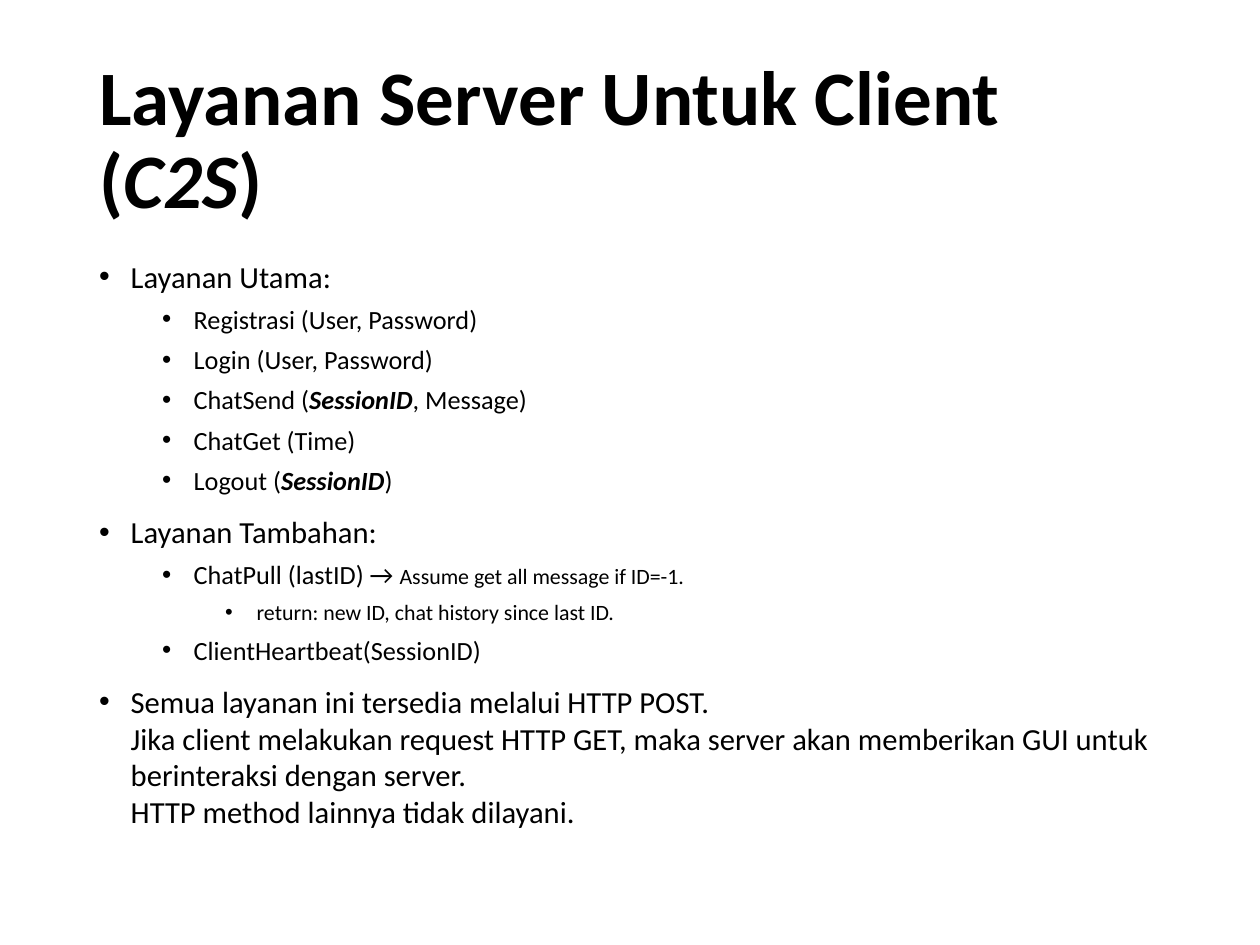
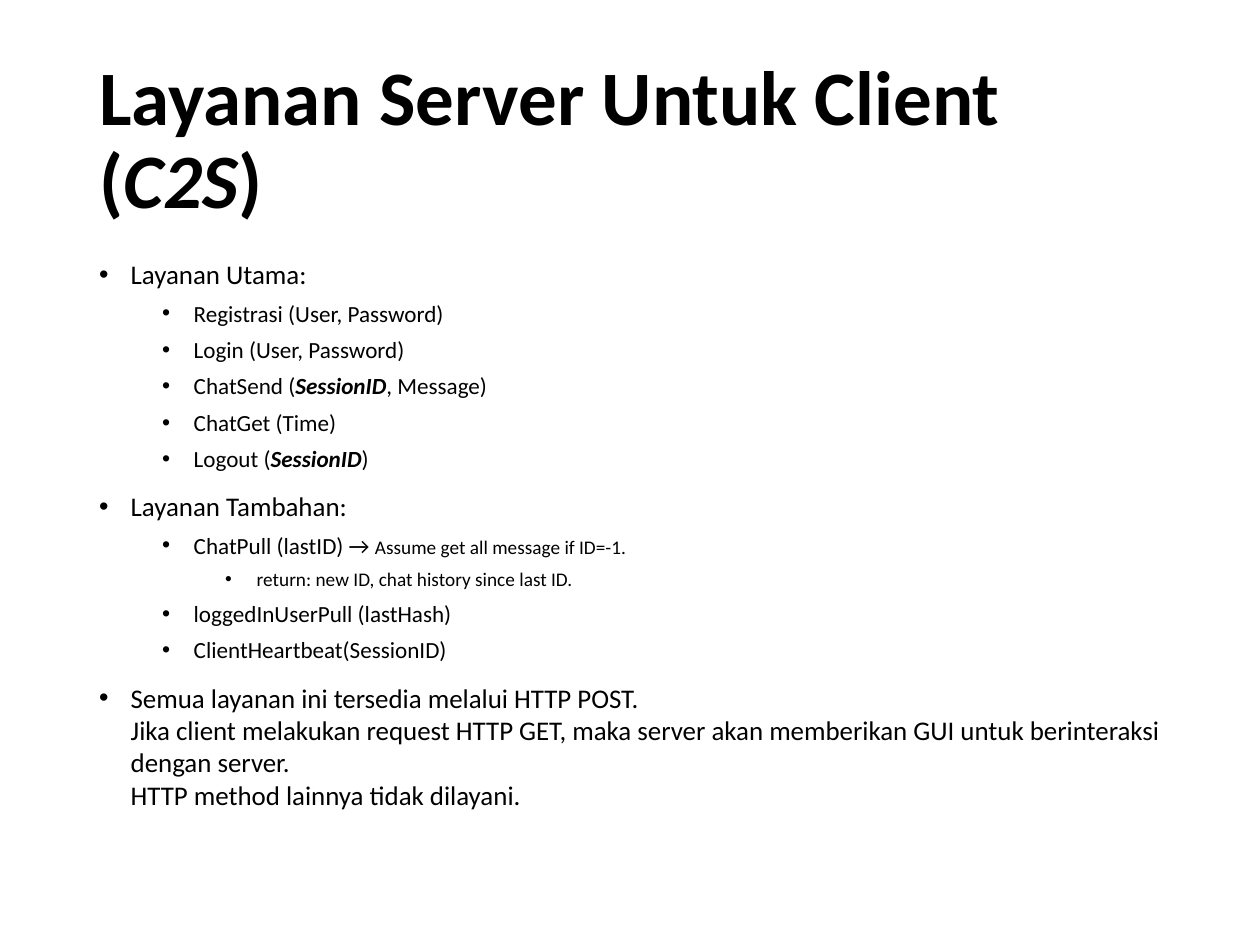
Before and after one commit to yohanesmario/chatserver, a slide deck: slide 7 of docs/Chat Server.pptx. Drawn at 1260x945 pixels with LibreOffice and Linux fonts; fonts in the diff are those of the drawing. Boxes give left, top, right and bottom in pixels: in the first picture for what was removed or moved away, otherwise in the second. Text is boxed around its words. In the diff, an @@ line names an element or a change of style, - is before the commit and + after.

Commit message:
Logged-in user pull

```diff
--- a/docs/Chat Server.pptx
+++ b/docs/Chat Server.pptx
@@ text at [131, 266, 1159, 810]: size 17.5 to 15.4 pt in "Layanan Utama:", "Layanan Tambahan:", "Semua layanan ini tersedia melalui HTTP POST. ..."; size 15 to 13.2 pt in "Registrasi (User, Password)", "Login (User, Password)", "ChatSend (SessionID, Message)", "ChatGet (Time)" and 3 more places; size 12.5 to 11 pt in "Assume get all message if ID=-1.", "return: new ID, chat history since last ..." @@
@@ text at [194, 605, 452, 626]: paragraph added @@
+  • loggedInUserPull (lastHash)
```
Also in this commit, not shown: 1 slide added, 9 other files.
